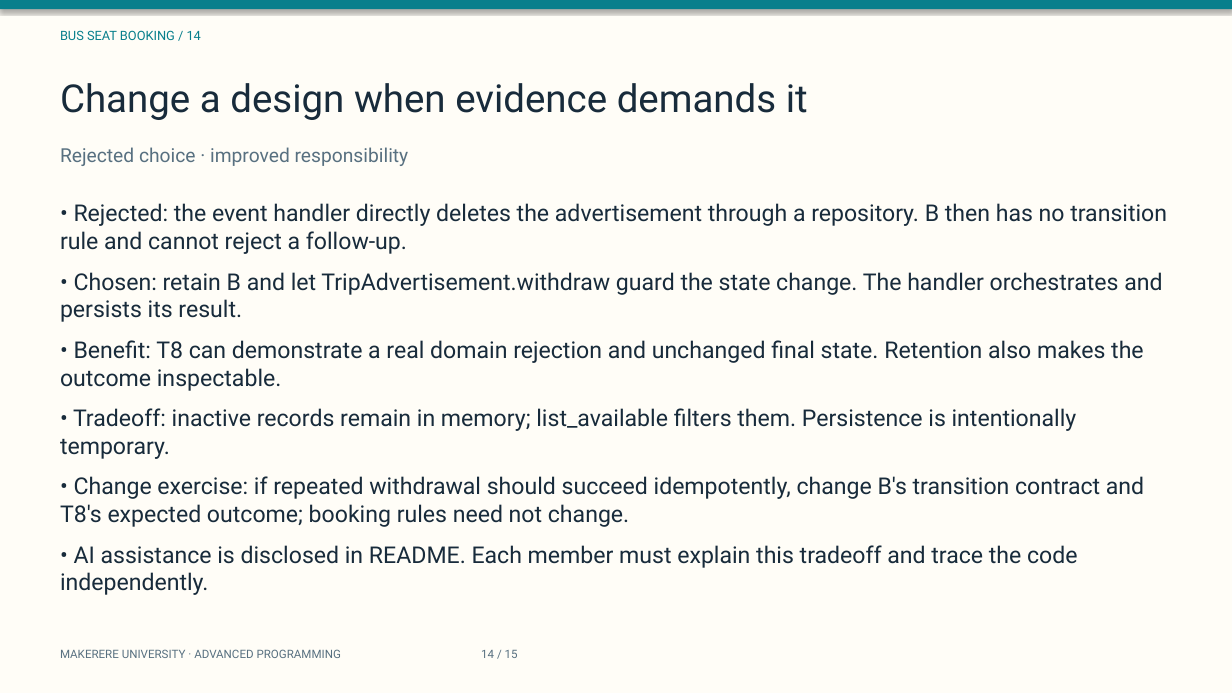
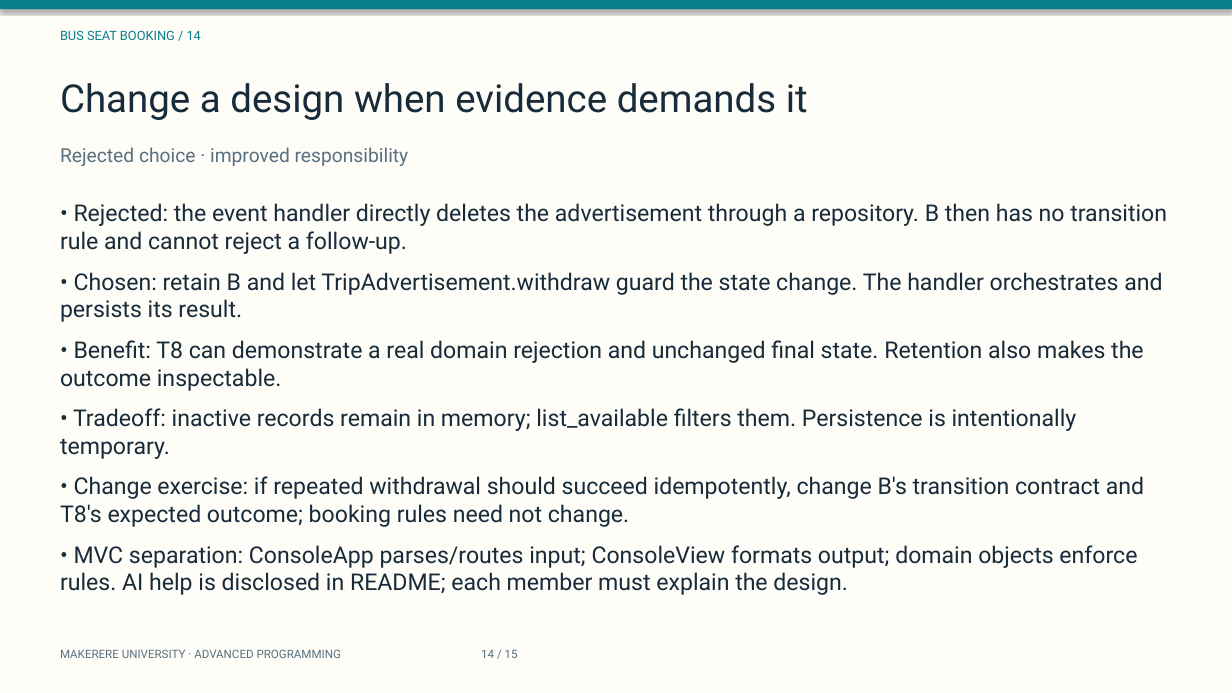
Before and after one commit to TIMOTHY-ctrl/Advancedprogramming_assignment_group_repo, a slide deck: slide 14 of presentation/coursework-slides.pptx. Drawn at 1232x693 pixels with LibreOffice and Linux fonts; fonts in the diff are those of the drawing. Boxes give left, top, right and bottom in pixels: in the first picture for what was removed or moved away, otherwise in the second. Text is boxed around its words. In the diff, an @@ line names an element or a change of style, - is before the commit and + after.

```diff
--- a/presentation/coursework-slides.pptx
+++ b/presentation/coursework-slides.pptx
@@ text at (60, 545, 1137, 595): text changed @@
-• AI assistance is disclosed in README. Each member must explain this tradeoff and trace the code independently.
+• MVC separation: ConsoleApp parses/routes input; ConsoleView formats output; domain objects enforce rules. AI help is disclosed in README; each member must explain the design.
```
Also in this commit, not shown: 8 other slides changed, 57 other files.
